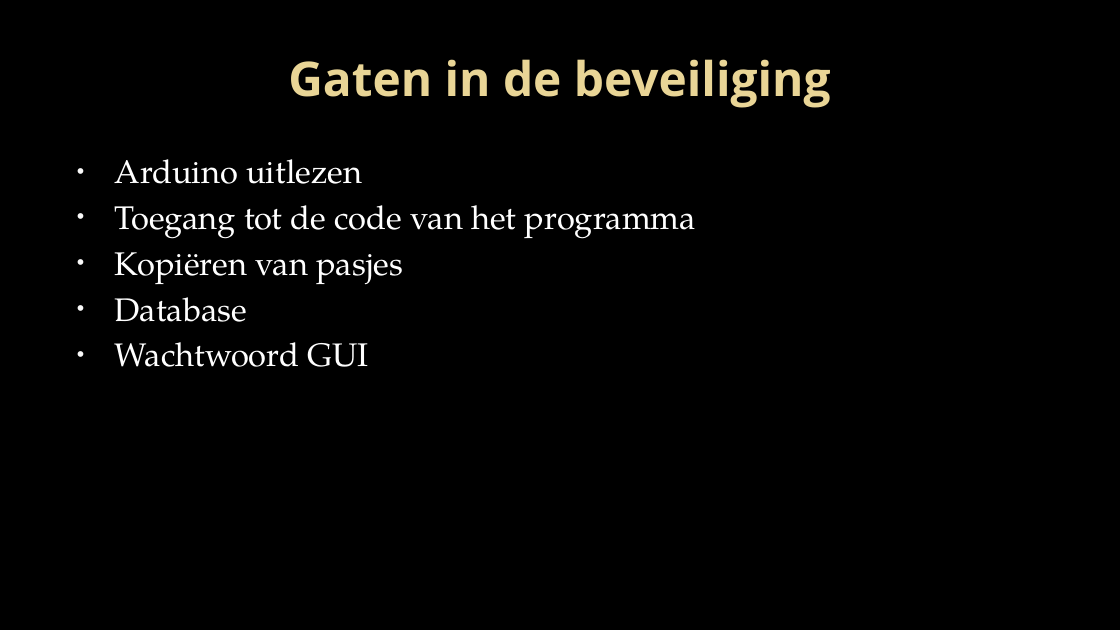
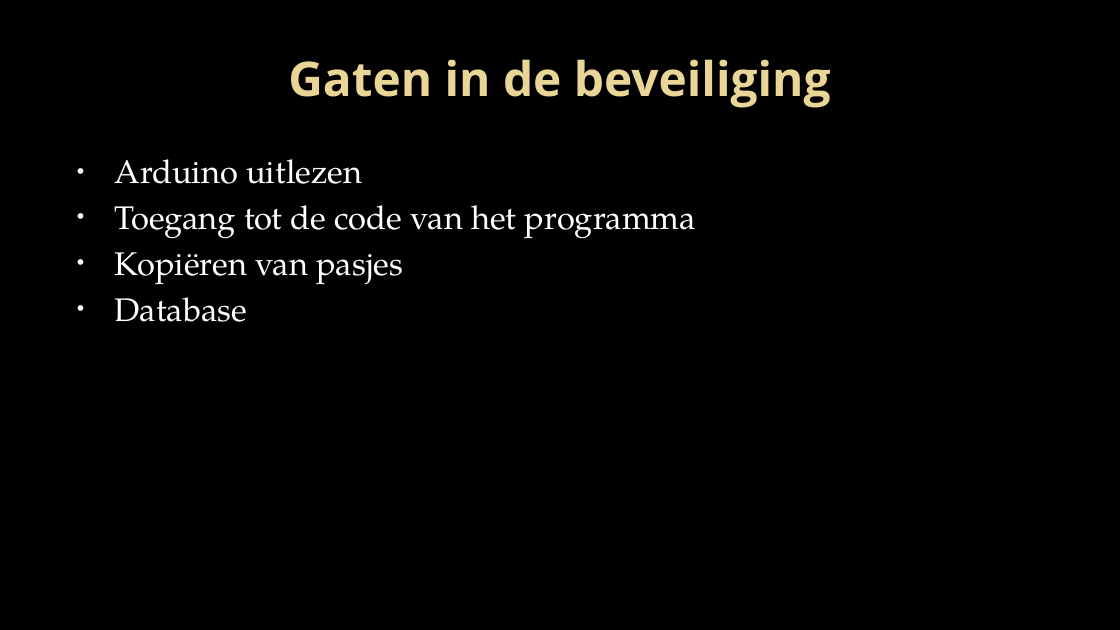
Before and after one commit to Projectgroep-18/Beveiligde-Pasjes, a slide deck: slide 7 of presentatie/Project beveiligde pasjes.pptx. Drawn at 1120x630 pixels with LibreOffice and Linux fonts; fonts in the diff are those of the drawing; background and template pictures are left out. Boxes give left, top, right and bottom in pixels: in the first picture for what was removed or moved away, otherwise in the second. Text is boxed around its words. In the diff, an @@ line names an element or a change of style, - is before the commit and + after.

Commit message:
presentatie

```diff
--- a/presentatie/Project beveiligde pasjes.pptx
+++ b/presentatie/Project beveiligde pasjes.pptx
@@ text at [115,342,368,367]: paragraph removed @@
-• Wachtwoord GUI
```
